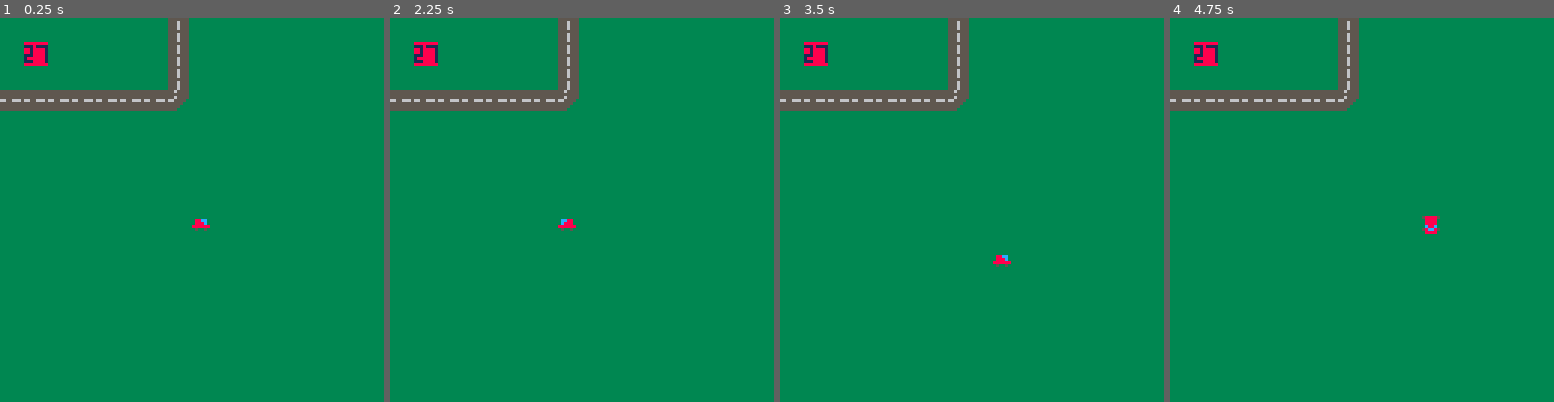
Above: before the commit, frames 1-4 (left to right).
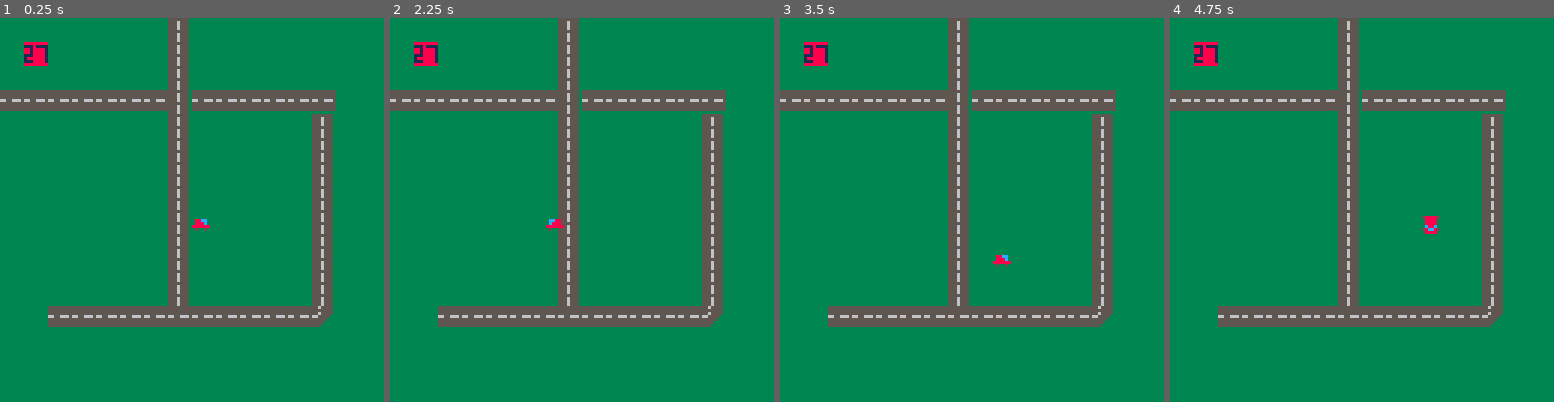
Above: after the commit, the same moments.

Repository: JohnErnestBonanno/pico8
Game: PICO-8 cartridge space_cat.p8
The game is run twice, just before and just after one commit, with the same random seed, the same clock (stepped at 60 frames per second) and the same inputs.
Inputs:
- Up to frame 1 (0.25 s): no input
- Up to frame 2 (2.25 s): hold Left from 1.97 s (still down)
- Up to frame 3 (3.5 s): release Left at 2.37 s; hold Down 2.42-2.82 s; hold Right from 2.87 s (still down)
- Up to frame 4 (4.75 s): release Right at 3.53 s; hold Up 3.58-4.08 s; hold Right 4.13-4.53 s; hold Down from 4.58 s (still down)

The runs differ from the first frame. In frame 1, 12% of the frame differs, in the area x 12-88%, y 18-81%; in frame 2, 12%; in frame 3, 12%; in frame 4, 12%.

Commit message:
Add additional road to tilemap

Diff:
--- a/space_cat.p8
+++ b/space_cat.p8
@@ -162,16 +162,16 @@
 0909090909090919090909090909090909090909090909090909090909090909090909090909090900000000000000000000000000000000000000000000000000000000000000000000000000000000000000000000000000000000000000000000000000000000000000000000000000000000000000000000000000000000
 0906090909090919090909090909090909090909090909090909090909090909090909090909090900000000000000000000000000000000000000000000000000000000000000000000000000000000000000000000000000000000000000000000000000000000000000000000000000000000000000000000000000000000
 0909090909090919090909090909090909090909090909090909090909090909090909090909090900000000000000000000000000000000000000000000000000000000000000000000000000000000000000000000000000000000000000000000000000000000000000000000000000000000000000000000000000000000
-2828282828282829090909090909090909090909090909090909090909090909090909090909090900000000000000000000000000000000000000000000000000000000000000000000000000000000000000000000000000000000000000000000000000000000000000000000000000000000000000000000000000000000
-0909090909090909090909090909090909090909090909090909090909090909090909090909090900000000000000000000000000000000000000000000000000000000000000000000000000000000000000000000000000000000000000000000000000000000000000000000000000000000000000000000000000000000
-0909090909090909090909090909090909090909090909090909090909090909090909090909090900000000000000000000000000000000000000000000000000000000000000000000000000000000000000000000000000000000000000000000000000000000000000000000000000000000000000000000000000000000
-0909090909090909090909090909090909090909090909090909090909090909090909090909090900000000000000000000000000000000000000000000000000000000000000000000000000000000000000000000000000000000000000000000000000000000000000000000000000000000000000000000000000000000
-0909090909090909090909090909090909090909090909090909090909090909090909090909090900000000000000000000000000000000000000000000000000000000000000000000000000000000000000000000000000000000000000000000000000000000000000000000000000000000000000000000000000000000
-0909090909090909090909090909090909090909090909090909090909090909090909090909090900000000000000000000000000000000000000000000000000000000000000000000000000000000000000000000000000000000000000000000000000000000000000000000000000000000000000000000000000000000
-0909090909090909090909090909090909090909090909090909090909090909090909090909090900000000000000000000000000000000000000000000000000000000000000000000000000000000000000000000000000000000000000000000000000000000000000000000000000000000000000000000000000000000
-0909090909090909090909090909090909090909090909090909090909090909090909090909090900000000000000000000000000000000000000000000000000000000000000000000000000000000000000000000000000000000000000000000000000000000000000000000000000000000000000000000000000000000
-0909090909090909090909090909090909090909090909090909090909090909090909090909090900000000000000000000000000000000000000000000000000000000000000000000000000000000000000000000000000000000000000000000000000000000000000000000000000000000000000000000000000000000
-0909090909090909090909090909090909092809090909090909090909090909090909090909090900000000000000000000000000000000000000000000000000000000000000000000000000000000000000000000000000000000000000000000000000000000000000000000000000000000000000000000000000000000
+2828282828282819282828282828090909090909090909090909090909090909090909090909090900000000000000000000000000000000000000000000000000000000000000000000000000000000000000000000000000000000000000000000000000000000000000000000000000000000000000000000000000000000
+0909090909090919090909090919090909090909090909090909090909090909090909090909090900000000000000000000000000000000000000000000000000000000000000000000000000000000000000000000000000000000000000000000000000000000000000000000000000000000000000000000000000000000
+0909090909090919090909090919090909090909090909090909090909090909090909090909090900000000000000000000000000000000000000000000000000000000000000000000000000000000000000000000000000000000000000000000000000000000000000000000000000000000000000000000000000000000
+0909090909090919090909090919090909090909090909090909090909090909090909090909090900000000000000000000000000000000000000000000000000000000000000000000000000000000000000000000000000000000000000000000000000000000000000000000000000000000000000000000000000000000
+0909090909090919090909090919090909090909090909090909090909090909090909090909090900000000000000000000000000000000000000000000000000000000000000000000000000000000000000000000000000000000000000000000000000000000000000000000000000000000000000000000000000000000
+0909090909090919090909090919090909090909090909090909090909090909090909090909090900000000000000000000000000000000000000000000000000000000000000000000000000000000000000000000000000000000000000000000000000000000000000000000000000000000000000000000000000000000
+0909090909090919090909090919090909090909090909090909090909090909090909090909090900000000000000000000000000000000000000000000000000000000000000000000000000000000000000000000000000000000000000000000000000000000000000000000000000000000000000000000000000000000
+0909090909090919090909090919090909090909090909090909090909090909090909090909090900000000000000000000000000000000000000000000000000000000000000000000000000000000000000000000000000000000000000000000000000000000000000000000000000000000000000000000000000000000
+0909090909090919090909090919090909090909090909090909090909090909090909090909090900000000000000000000000000000000000000000000000000000000000000000000000000000000000000000000000000000000000000000000000000000000000000000000000000000000000000000000000000000000
+0909282828282828282828282829090909092809090909090909090909090909090909090909090900000000000000000000000000000000000000000000000000000000000000000000000000000000000000000000000000000000000000000000000000000000000000000000000000000000000000000000000000000000
 0909090909090909090909090909090909090909090909090909090909090909090909090909090900000000000000000000000000000000000000000000000000000000000000000000000000000000000000000000000000000000000000000000000000000000000000000000000000000000000000000000000000000000
 0909090909090909090909090909090909090909090909090909090909090909090909090909090900000000000000000000000000000000000000000000000000000000000000000000000000000000000000000000000000000000000000000000000000000000000000000000000000000000000000000000000000000000
 0909090909090909090909090909090909090909090909090909090909090909090909090909090900000000000000000000000000000000000000000000000000000000000000000000000000000000000000000000000000000000000000000000000000000000000000000000000000000000000000000000000000000000
